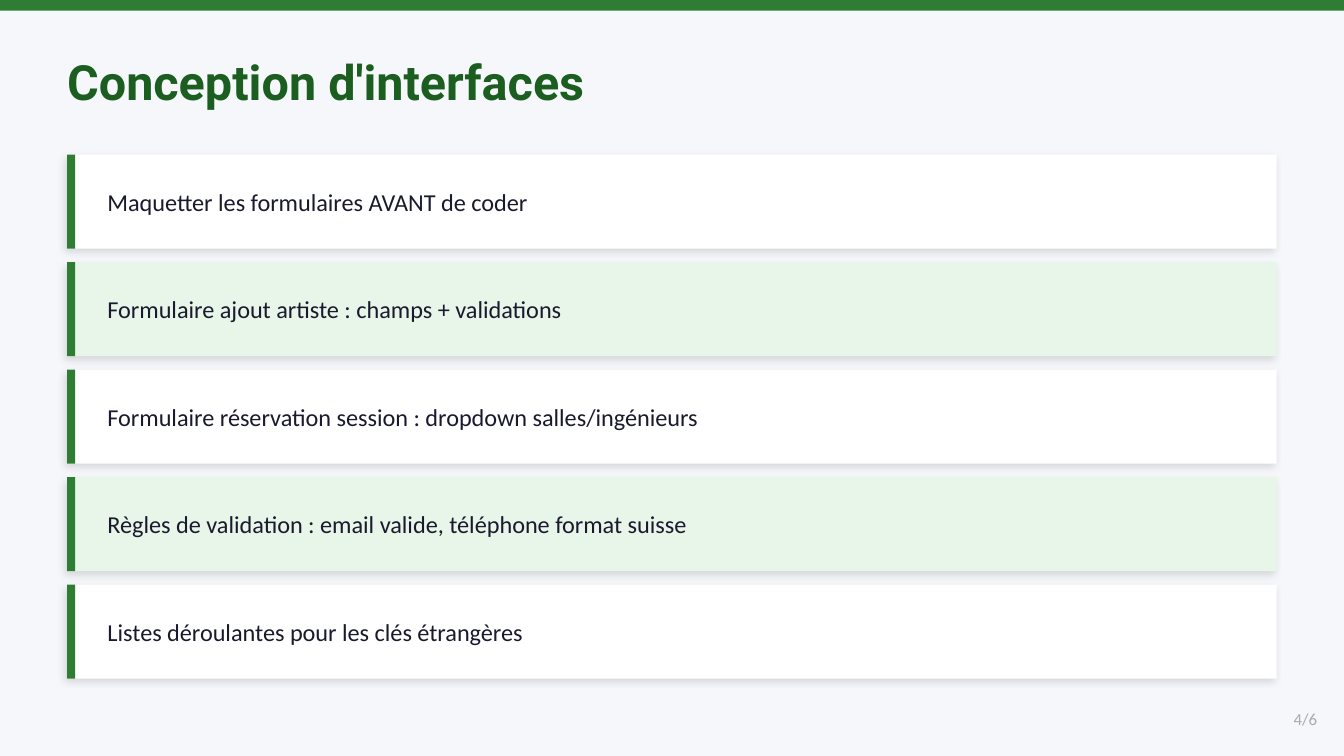
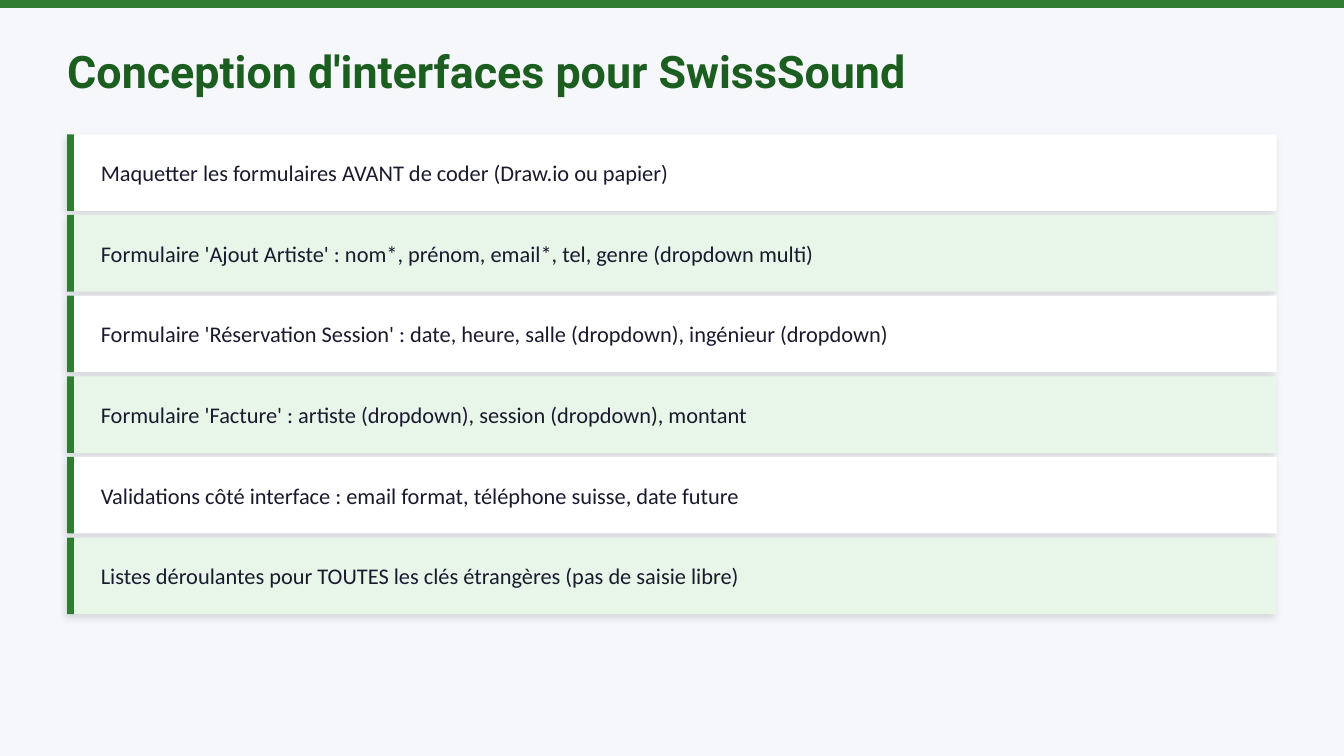
Before and after one commit to mbiTati/unit4_gamifie, a slide deck: slide 6 of pptx/Module08_MPD__Interfaces__BDD_OO.pptx (slide 4 before the commit). Drawn at 1344x756 pixels with LibreOffice and Linux fonts; fonts in the diff are those of the drawing. Boxes give left, top, right and bottom in pixels: in the first picture for what was removed or moved away, otherwise in the second. Text is boxed around its words. In the diff, an @@ line names an element or a change of style, - is before the commit and + after.

```diff
--- a/pptx/Module08_MPD__Interfaces__BDD_OO.pptx
+++ b/pptx/Module08_MPD__Interfaces__BDD_OO.pptx
@@ text at box(67, 54, 906, 97): text changed; size 26 to 24 pt @@
-Conception d'interfaces
+Conception d'interfaces pour SwissSound
@@ rectangle: place and size @@
-rectangle at box(67, 155, 1277, 249)
+rectangle at box(67, 134, 1277, 211)
@@ rectangle: place and size @@
-rectangle at box(67, 155, 75, 249)
+rectangle at box(67, 134, 74, 211)
@@ text at box(101, 165, 668, 185): text changed; size 13 to 12 pt @@
-Maquetter les formulaires AVANT de coder
+Maquetter les formulaires AVANT de coder (Draw.io ou papier)
@@ rectangle: place and size @@
-rectangle at box(67, 262, 1277, 356)
+rectangle at box(67, 215, 1277, 292)
@@ rectangle added at box(67, 215, 74, 292), fill #2E7D32 @@
@@ text at box(101, 246, 813, 266): text changed; size 13 to 12 pt @@
-Formulaire ajout artiste : champs + validations
+Formulaire 'Ajout Artiste' : nom*, prénom, email*, tel, genre (dropdown multi)
@@ rectangle: place and size @@
-rectangle at box(67, 262, 75, 356)
+rectangle at box(67, 296, 74, 372)
@@ rectangle: place and size @@
-rectangle at box(67, 585, 1277, 679)
+rectangle at box(67, 296, 1277, 372)
@@ text added at box(101, 326, 887, 346), 12 pt, text #1A1A2E @@
+Formulaire 'Réservation Session' : date, heure, salle (dropdown), ingénieur (dropdown)
@@ rectangle: place and size @@
-rectangle at box(67, 370, 75, 464)
+rectangle at box(67, 376, 74, 453)
@@ rectangle added at box(67, 376, 1277, 453), fill #E8F5E9 @@
@@ text at box(101, 407, 746, 427): text changed; size 13 to 12 pt @@
-Formulaire réservation session : dropdown salles/ingénieurs
+Formulaire 'Facture' : artiste (dropdown), session (dropdown), montant
@@ rectangle: place and size @@
-rectangle at box(67, 477, 75, 571)
+rectangle at box(67, 457, 74, 534)
@@ rectangle: place and size @@
-rectangle at box(67, 370, 1277, 464)
+rectangle at box(67, 457, 1277, 534)
@@ text at box(101, 488, 738, 508): text changed; size 13 to 12 pt @@
-Règles de validation : email valide, téléphone format suisse
+Validations côté interface : email format, téléphone suisse, date future
@@ rectangle: place and size @@
-rectangle at box(67, 477, 1277, 571)
+rectangle at box(67, 538, 1277, 614)
@@ rectangle: place and size @@
-rectangle at box(67, 585, 75, 679)
+rectangle at box(67, 538, 74, 614)
@@ text at box(101, 568, 738, 588): text changed; size 13 to 12 pt @@
-Listes déroulantes pour les clés étrangères
+Listes déroulantes pour TOUTES les clés étrangères (pas de saisie libre)
@@ text removed at box(1294, 714, 1317, 726) @@
-4/6
```
Also in this commit, not shown: 1 other slide changed, 10 slides added, 5 slides removed, 18 other files.
